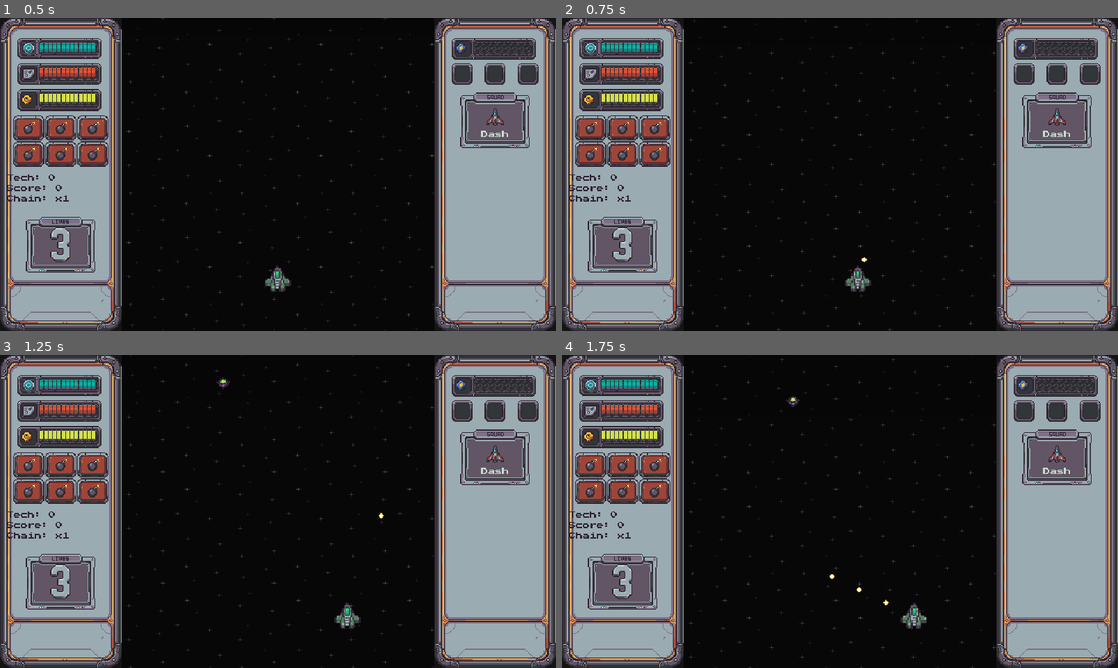
Above: before the commit, frames 1-4 (two rows, left to right).
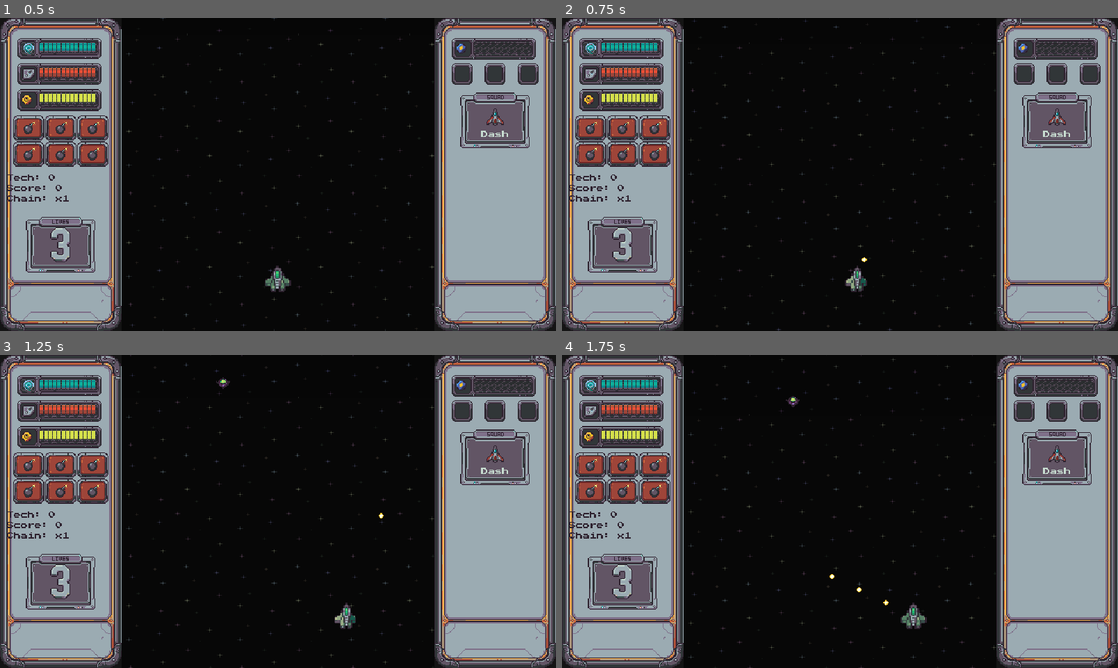
Above: after the commit, the same moments.

Repository: Funfetsunk/terra-intercept
Game: Godot game, scene res://scenes/levels/test_range.tscn
Same seed, same stepped clock (60 frames per second), same inputs: the game is played once before the commit and once after it. This scene is started directly instead of the project's main scene.
Inputs (mouse positions are in pixels of both pictures, inside the frame that each line leads up to):
- Up to frame 1 (0.5 s): no input
- Up to frame 2 (0.75 s): tap Enter (ui_accept) at 0.5 s; move the mouse to (962, 158) at 0.52 s; hold D (p1_move_right) from 0.53 s (still down); click (962, 158) at 0.6 s
- Up to frame 3 (1.25 s): keep holding D (p1_move_right); tap Enter (ui_accept) at 0.77 s
- Up to frame 4 (1.75 s): release D (p1_move_right) at 1.25 s; drag from (728, 527) to (912, 614) at 1.27 s

Frame 1 is identical in both runs. In frame 2, 0.1% of the frame differs, in the area x 51-56%, y 79-88%; in frame 3, 0.2%, in the area x 60-65%, y 79-88%; in frame 4, less than 0.1%.

Commit message:
Add banking frames for all four player ships
Each ship gets a 120x24 sheet with five 24x24 frames, from full left to
full right, following art-specs. The frames are derived from the
existing ship art: the lowered wing is foreshortened and shaded one
palette step darker, the raised wing lightened, and the right-bank
frames mirror the left. Deriving them keeps all four ships consistent.
ShipData gains a bank_sheet export, and player_ship.gd slices it into
the five bank-frame slots, replacing the stopgap that put the single
icon_sprite in every slot. icon_sprite is still used as the fallback
and for the squad and ship-select icons. The hitbox is unchanged.

Co-Authored-By: Claude Opus 5.5 <noreply@anthropic.com>
Claude-Session: https://claude.ai/code/session_01H357k7vYWoZ8XVmx2UrTn5

Diff:
--- a/data/ships/guardian_ship_data.tres
+++ b/data/ships/guardian_ship_data.tres
@@ -1,6 +1,7 @@
 [gd_resource type="Resource" script_class="ShipData" format=3 uid="uid://b3c6554j4do4e"]
 
 [ext_resource type="Script" uid="uid://boquiv061idvy" path="res://scripts/resources/ship_data.gd" id="1"]
+[ext_resource type="Texture2D" uid="uid://ddepvued53tu4" path="res://art/sprites/player_ships/guardian_bank.png" id="1_56sw8"]
 [ext_resource type="Texture2D" uid="uid://cjmkt66py4ky7" path="res://art/sprites/bullets/player_shot_6.png" id="1_a55y1"]
 [ext_resource type="Texture2D" uid="uid://b6lyksp0jrikm" path="res://art/sprites/player_ships/guardian.png" id="2_f36ja"]
 [ext_resource type="Texture2D" uid="uid://birhtc3lgp5pg" path="res://art/sprites/portraits/max_neutral.png" id="3_a55y1"]
@@ -15,6 +16,7 @@
 radio_intro = "Max on station. I've got you."
 select_art = ExtResource("3_ruij8")
 icon_sprite = ExtResource("2_f36ja")
+bank_sheet = ExtResource("1_56sw8")
 portrait = ExtResource("3_a55y1")
 move_speed = 118.0
 move_acceleration = 2000.0
--- a/data/ships/interceptor_ship_data.tres
+++ b/data/ships/interceptor_ship_data.tres
@@ -1,6 +1,7 @@
 [gd_resource type="Resource" script_class="ShipData" format=3 uid="uid://mr4a3f1p7odg"]
 
 [ext_resource type="Script" uid="uid://boquiv061idvy" path="res://scripts/resources/ship_data.gd" id="1"]
+[ext_resource type="Texture2D" uid="uid://bdrebmwl48fka" path="res://art/sprites/player_ships/interceptor_bank.png" id="1_7ad2v"]
 [ext_resource type="Texture2D" uid="uid://cjmkt66py4ky7" path="res://art/sprites/bullets/player_shot_6.png" id="1_ndvsn"]
 [ext_resource type="Texture2D" uid="uid://cc6rlnxudu58f" path="res://art/sprites/player_ships/interceptor.png" id="2_i5tud"]
 [ext_resource type="Texture2D" uid="uid://b4uppgorx7u4h" path="res://art/sprites/ship_select/interceptor_select.png" id="3_6oecn"]
@@ -15,6 +16,7 @@
 radio_intro = "Dash, inbound. Watch this."
 select_art = ExtResource("3_6oecn")
 icon_sprite = ExtResource("2_i5tud")
+bank_sheet = ExtResource("1_7ad2v")
 portrait = ExtResource("3_ndvsn")
 move_speed = 182.0
 move_acceleration = 2000.0
--- a/data/ships/striker_ship_data.tres
+++ b/data/ships/striker_ship_data.tres
@@ -2,6 +2,7 @@
 
 [ext_resource type="Script" uid="uid://boquiv061idvy" path="res://scripts/resources/ship_data.gd" id="1"]
 [ext_resource type="Texture2D" uid="uid://cjmkt66py4ky7" path="res://art/sprites/bullets/player_shot_6.png" id="1_h3504"]
+[ext_resource type="Texture2D" uid="uid://c1udpb3res13" path="res://art/sprites/player_ships/striker_bank.png" id="1_yd8o3"]
 [ext_resource type="Texture2D" uid="uid://j7j3u5m4f3tb" path="res://art/sprites/player_ships/striker.png" id="2_o7vsq"]
 [ext_resource type="Texture2D" uid="uid://cf8eleq8et15k" path="res://art/sprites/ship_select/striker_select.png" id="3_f0uc6"]
 [ext_resource type="Texture2D" uid="uid://dl5gq2g68hppp" path="res://art/sprites/portraits/bucky_determined.png" id="3_h3504"]
@@ -15,6 +16,7 @@
 radio_intro = "Bucky here. Guns hot, say the word."
 select_art = ExtResource("3_f0uc6")
 icon_sprite = ExtResource("2_o7vsq")
+bank_sheet = ExtResource("1_yd8o3")
 portrait = ExtResource("3_h3504")
 move_speed = 134.0
 move_acceleration = 2000.0
--- a/data/ships/vanguard_ship_data.tres
+++ b/data/ships/vanguard_ship_data.tres
@@ -1,6 +1,7 @@
 [gd_resource type="Resource" script_class="ShipData" format=3 uid="uid://d0x61lii3rvbi"]
 
 [ext_resource type="Script" uid="uid://boquiv061idvy" path="res://scripts/resources/ship_data.gd" id="1"]
+[ext_resource type="Texture2D" uid="uid://djgicr1c88lgu" path="res://art/sprites/player_ships/vanguard_bank.png" id="1_dtbx6"]
 [ext_resource type="Texture2D" uid="uid://cjmkt66py4ky7" path="res://art/sprites/bullets/player_shot_6.png" id="1_spr0v"]
 [ext_resource type="Texture2D" uid="uid://db8ce5sqcaeqx" path="res://art/sprites/player_ships/vanguard.png" id="2_3hb8c"]
 [ext_resource type="Texture2D" uid="uid://6w5veomx7kp0" path="res://art/sprites/ship_select/vanguard_select.png" id="3_qi20r"]
@@ -15,6 +16,7 @@
 radio_intro = "Tammy, standing by. Just say when."
 select_art = ExtResource("3_qi20r")
 icon_sprite = ExtResource("2_3hb8c")
+bank_sheet = ExtResource("1_dtbx6")
 portrait = ExtResource("3_spr0v")
 move_speed = 139.0
 move_acceleration = 2000.0
--- a/scenes/player/player_ship.gd
+++ b/scenes/player/player_ship.gd
@@ -62,7 +62,21 @@
 		_squad = [data]
 	data = data.duplicate()
 	_apply_upgrades()
-	if data.icon_sprite != null:
+	if data.bank_sheet != null:
+		var frames: Array[Texture2D] = []
+		var frame_w: float = data.bank_sheet.get_width() / 5.0
+		for i in range(5):
+			var frame := AtlasTexture.new()
+			frame.atlas = data.bank_sheet
+			frame.region = Rect2(i * frame_w, 0.0, frame_w, data.bank_sheet.get_height())
+			frames.append(frame)
+		bank_frame_full_left = frames[0]
+		bank_frame_slight_left = frames[1]
+		bank_frame_neutral = frames[2]
+		bank_frame_slight_right = frames[3]
+		bank_frame_full_right = frames[4]
+		$Sprite.texture = bank_frame_neutral
+	elif data.icon_sprite != null:
 		bank_frame_full_left = data.icon_sprite
 		bank_frame_slight_left = data.icon_sprite
 		bank_frame_neutral = data.icon_sprite
--- a/scripts/resources/ship_data.gd
+++ b/scripts/resources/ship_data.gd
@@ -11,6 +11,9 @@
 @export var radio_intro: String = ""
 @export var select_art: Texture2D
 @export var icon_sprite: Texture2D
+## In-flight banking sheet: 5 frames of 24x24 in a row (full left, slight left,
+## level, slight right, full right). Falls back to icon_sprite when unset.
+@export var bank_sheet: Texture2D
 @export var portrait: Texture2D
 
 @export_group("Movement")
Binary file added: art/sprites/player_ships/guardian_bank.png
Not shown, added: art/sprites/player_ships/guardian_bank.png.import
Binary file added: art/sprites/player_ships/interceptor_bank.png
Not shown, added: art/sprites/player_ships/interceptor_bank.png.import
Binary file added: art/sprites/player_ships/striker_bank.png
Not shown, added: art/sprites/player_ships/striker_bank.png.import
Binary file added: art/sprites/player_ships/vanguard_bank.png
Not shown, added: art/sprites/player_ships/vanguard_bank.png.import
